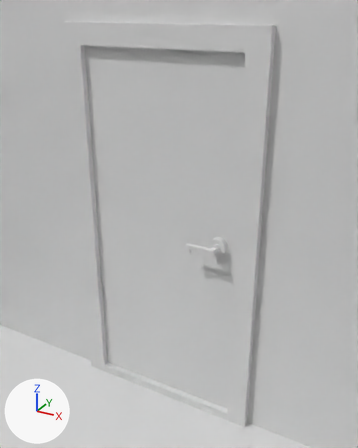
A saved change to the FBX model Content/BlenderModels/room.fbx.
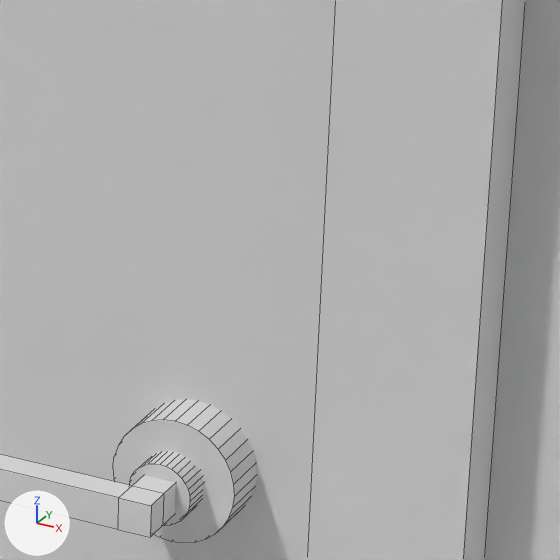
Each version appears first from a camera (50 mm lens) standing at (1.142, 0.085, 2.015) and looking at (0.101, 1.979, 1.068), and next in a close-up on the part from 54% to 75% of the width and 41% to 58% of the height. The lights are fixed; the arrows at lower left show +X, +Y and +Z. The close-ups show mesh edges as thin lines. Where no turn or scale is listed for an object, it has been applied to the vertices.

The first close-up shows 'Door', 'DoorFrame', 'DoorWall', 'Handle'.
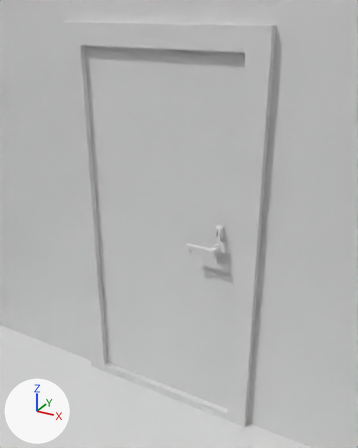
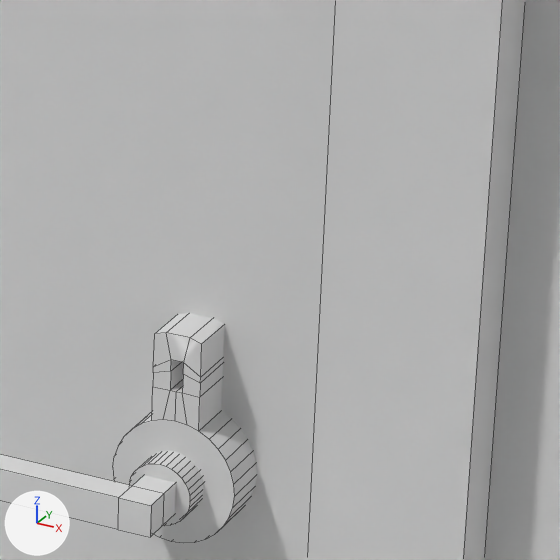
Where the newer file only moved an object's origin or applied its transform, the numbers keep the older frame.

Changed parts and their boxes (x1, y1, x2, y2) in the close-ups (560 x 560 px):
'Handle', reshaped: before (0, 400, 257, 543); after (0, 313, 257, 543)
part 1 of me_cube_005, built on: before (152, 400, 221, 431); after (152, 313, 225, 431)

Diff of the bpy script that builds the scene:
```diff
--- a/Content/BlenderModels/room.fbx.py
+++ b/Content/BlenderModels/room.fbx.py
@@ me_cube_005 @@
 # used by ob_handle; location = (0.31, 2.05, 1.0)
-me_cube_005.from_pydata(...)  # 272 vertices, 176 faces; spans x -0.131..0.042, y -0.15..0.15, z -0.042..0.042
+me_cube_005.from_pydata(...)  # 323 vertices, 239 faces; spans x -0.131..0.042, y -0.15..0.15, z -0.042..0.1
+# me_cube_005 part 1
+# 8 faces are deleted
+# 15 vertices are added at x -0.008..0.008, y -0.094..0.094, z 0.062..0.1
+# 6 new vertices lie (0.0, 0.0, 0.023) away from vertices in x -0.016..0.016, y -0.094..0.094, z 0.038
+# 6 new vertices lie (0.0, 0.0, 0.01) away from vertices in x -0.016..0.016, y -0.094..0.094, z 0.061
+# 6 new vertices lie (0.0, 0.0, 0.004) away from vertices in x -0.016..0.016, y -0.094..0.094, z 0.071
+# 6 new vertices lie (0.0, 0.0, 0.022) away from vertices in x -0.016..0.016, y -0.094..0.094, z 0.075
+# 6 new vertices lie (0.0, 0.0, 0.007) away from vertices in x -0.004..0.004, y -0.094..0.094, z 0.075
+# 6 new vertices lie (0.0, 0.0, -0.013) away from vertices in x -0.004..0.004, y -0.094..0.094, z 0.075
+# 71 new faces join them
 me_cube_005.materials.append(mat_material)
```
